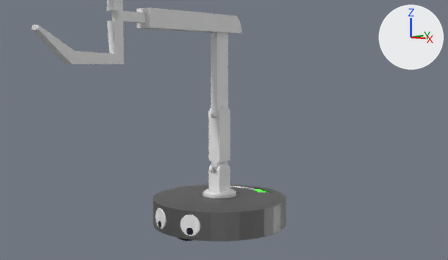
One commit to the Blender file Assets/Blender Raw/Characters/Char1.blend: the scene before it, then after it.
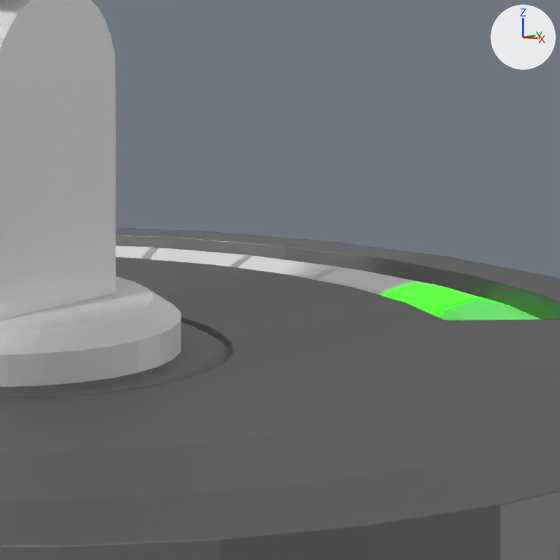
Each version is shown from the file's camera 'Camera', then close up on the part from 49% to 60% of the width and 63% to 82% of the height. Every picture has the same lights, and +X, +Y and +Z are marked at upper right.

The older version as bpy lines, for what is in view:
```python
ob_arm = bpy.data.objects.new('ARM', me_cube_001)
ob_arm.location = (0.0, 0.0, 0.693)
ob_arm.scale = (0.125, 0.125, 0.125)
ob_body = bpy.data.objects.new('Body', me_cylinder)
ob_body.location = (0.0, 0.0, 0.327)
```
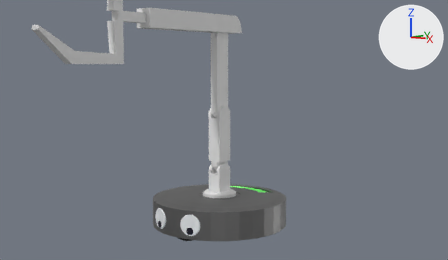
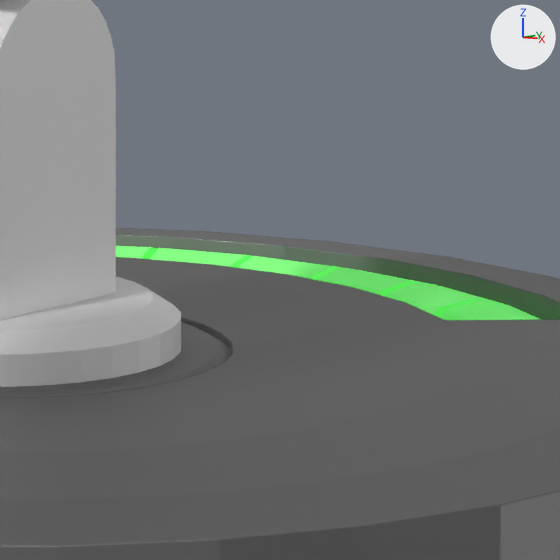
The change, as JSON lines over the scene's bpy script:
```json
{"op": "set", "path": "mat_charge_indicator_2.base_color", "old": "(0.0453, 0.8, 0.0112)", "new": "(0.262, 0.799, 0.242)", "note": "green #3ce71b -> green #8ce787"}
{"op": "set", "path": "mat_charge_indicator_2.emission_color", "old": "(0.0656, 1.0, 0.024)", "new": "(0.00518, 0.361, 0.0123)", "note": "green #48ff2b -> green #10a21d"}
{"op": "set", "path": "mat_charge_indicator_3.base_color", "old": "(0.8, 0.8, 0.8)", "new": "(0.262, 0.799, 0.242)", "note": "white #e7e7e7 -> green #8ce787"}
{"op": "add", "block": "mat_charge_indicator_3", "code": "mat_charge_indicator_3.emission_color = (0.00518, 0.361, 0.0123)  # green #10a21d"}
{"op": "add", "block": "mat_charge_indicator_3", "code": "mat_charge_indicator_3.emission_strength = 1.0"}
{"op": "set", "path": "mat_charge_indicator_4.base_color", "old": "(0.8, 0.8, 0.8)", "new": "(0.262, 0.799, 0.242)", "note": "white #e7e7e7 -> green #8ce787"}
{"op": "add", "block": "mat_charge_indicator_4", "code": "mat_charge_indicator_4.emission_color = (0.00518, 0.361, 0.0123)  # green #10a21d"}
{"op": "add", "block": "mat_charge_indicator_4", "code": "mat_charge_indicator_4.emission_strength = 1.0"}
{"op": "set", "path": "mat_charge_indicator_5.base_color", "old": "(0.8, 0.8, 0.8)", "new": "(0.262, 0.799, 0.242)", "note": "white #e7e7e7 -> green #8ce787"}
{"op": "add", "block": "mat_charge_indicator_5", "code": "mat_charge_indicator_5.emission_color = (0.00518, 0.361, 0.0123)  # green #10a21d"}
{"op": "add", "block": "mat_charge_indicator_5", "code": "mat_charge_indicator_5.emission_strength = 1.0"}
{"op": "set", "path": "mat_charge_indicator_6.base_color", "old": "(0.8, 0.8, 0.8)", "new": "(0.262, 0.799, 0.242)", "note": "white #e7e7e7 -> green #8ce787"}
{"op": "add", "block": "mat_charge_indicator_6", "code": "mat_charge_indicator_6.emission_strength = 1.0"}
```

Where the change shows, as pixel boxes (x1, y1, x2, y2) in the close-ups (560 x 560 px):
```json
{"object": "Body", "change": "recoloured, surface changed", "before": [116, 240, 560, 322], "after": [116, 240, 560, 322]}
```
